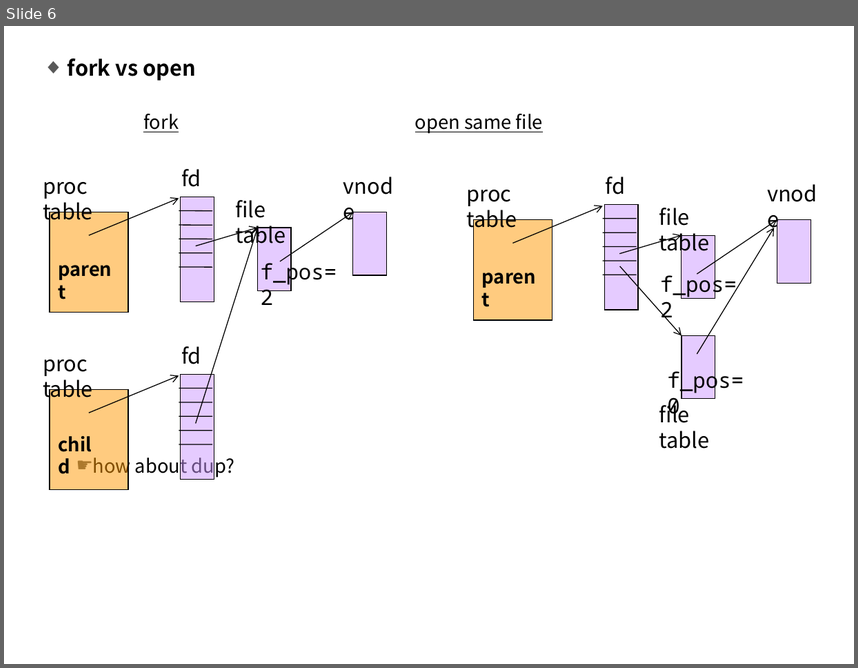
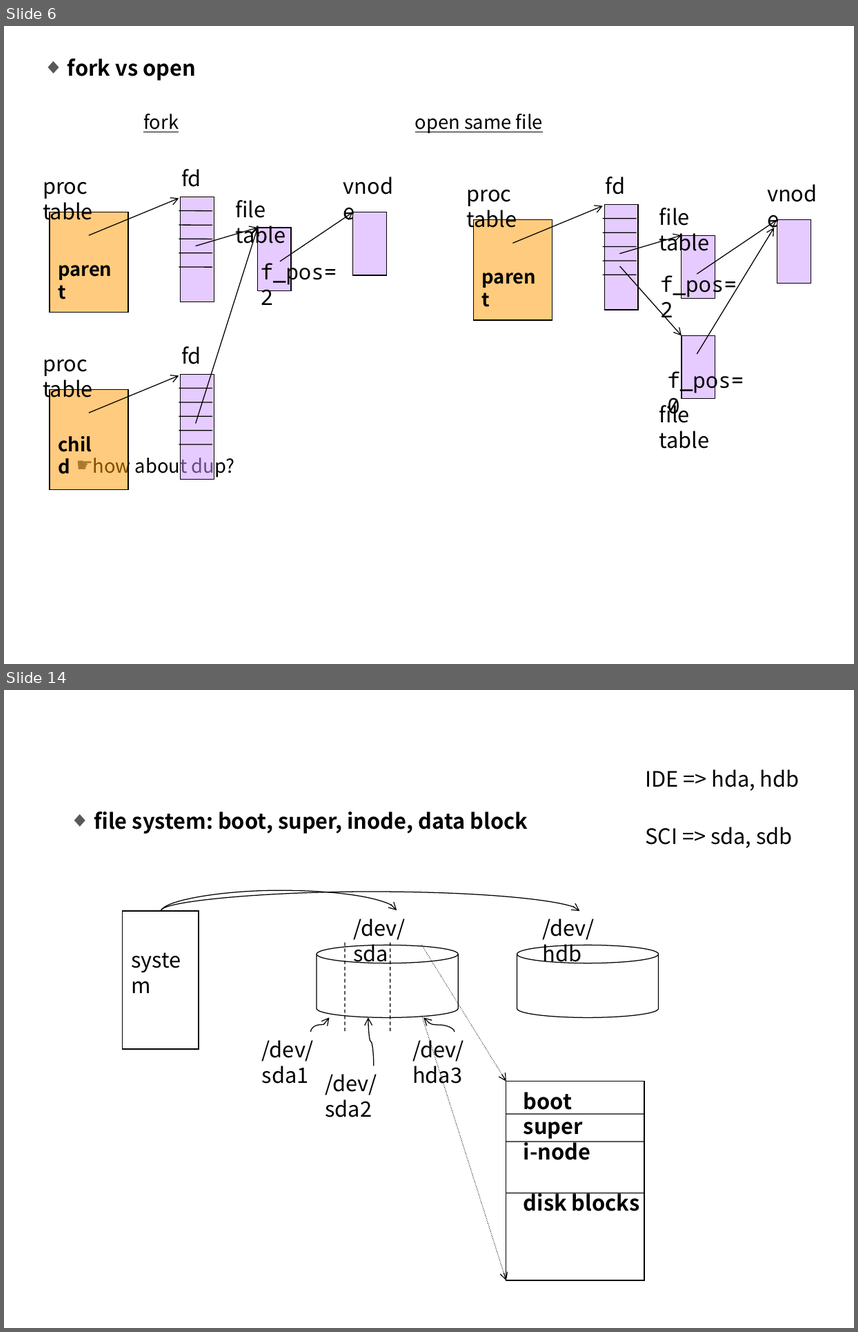
Before and after one commit to imguru-mooc/android-kernel, a slide deck: 03_day.pptx. Shown one above the other, each under a label of ours: slide 6 before the commit, slides 6 and 14 after it; the slides between them are not shown. The pictures are 858x668 and 858x1332 pixels, drawn with LibreOffice and Linux fonts; fonts in the diff are those of the drawing. Boxes give left, top, right and bottom in pixels: in the first picture for what was removed or moved away, otherwise in the second. Text is boxed around its words. In the diff, an @@ line names an element or a change of style, - is before the commit and + after.

```diff
--- a/03_day.pptx
+++ b/03_day.pptx
@@ slide 14 added at [4,690,854,1328], background #FFFFFF @@
@@ text added at [645,769,800,791], 18 pt, text #000000 @@
+IDE => hda, hdb
@@ text added at [94,811,528,834], 18 pt, text #000000, bold @@
+◆ file system: boot, super, inode, data block
@@ text added at [645,827,793,848], 18 pt, text #000000 @@
+SCI => sda, sdb
@@ curved arrow added from (161, 911) to (579, 911), #000000 0.75 pt @@
@@ curved arrow added from (161, 911) to (397, 910), #000000 0.75 pt @@
@@ rectangle added at [122,911,199,1049], outline #000000 0.75 pt @@
@@ text added at [353,918,405,964], 18 pt, text #000000 @@
+/dev/sda
@@ text added at [542,918,594,963], 18 pt, text #000000 @@
+/dev/hdb
@@ text added at [122,943,199,976], 18 pt, text #000000 @@
+system
@@ cylinder added at [317,945,458,1017], outline #000000 0.75 pt @@
@@ line added from (345, 943) to (345, 1032), #000000 0.75 pt dashed @@
@@ line added from (390, 943) to (390, 1032), #000000 0.75 pt dashed @@
@@ arrow added from (422, 945) to (506, 1081), #000000 0.75 pt dashed @@
@@ cylinder added at [517,945,657,1017], outline #000000 0.75 pt @@
@@ curved arrow added from (311, 1032) to (330, 1017), #000000 0.75 pt @@
@@ curved arrow added from (374, 1066) to (368, 1017), #000000 0.75 pt @@
@@ arrow added from (422, 1016) to (506, 1280), #000000 0.75 pt dashed @@
@@ curved arrow added from (455, 1032) to (424, 1017), #000000 0.75 pt @@
@@ text added at [262,1040,314,1083], 18 pt, text #000000 @@
+/dev/sda1
@@ text added at [412,1035,464,1087], 18 pt, text #000000 @@
+/dev/hda3
@@ text added at [325,1074,377,1117], 18 pt, text #000000 @@
+/dev/sda2
@@ rectangle added at [506,1081,644,1280], outline #000000 0.75 pt @@
@@ text added at [524,1092,640,1211], 18 pt, text #000000, bold @@
+boot
+super
+i-node
+disk blocks
@@ line added from (506, 1114) to (644, 1114), #000000 0.75 pt @@
@@ line added from (506, 1141) to (644, 1141), #000000 0.75 pt @@
@@ line added from (506, 1192) to (644, 1192), #000000 0.75 pt @@
```
Also in this commit, not shown: 1 slide changed, 7 other slides added, 4 other files.
